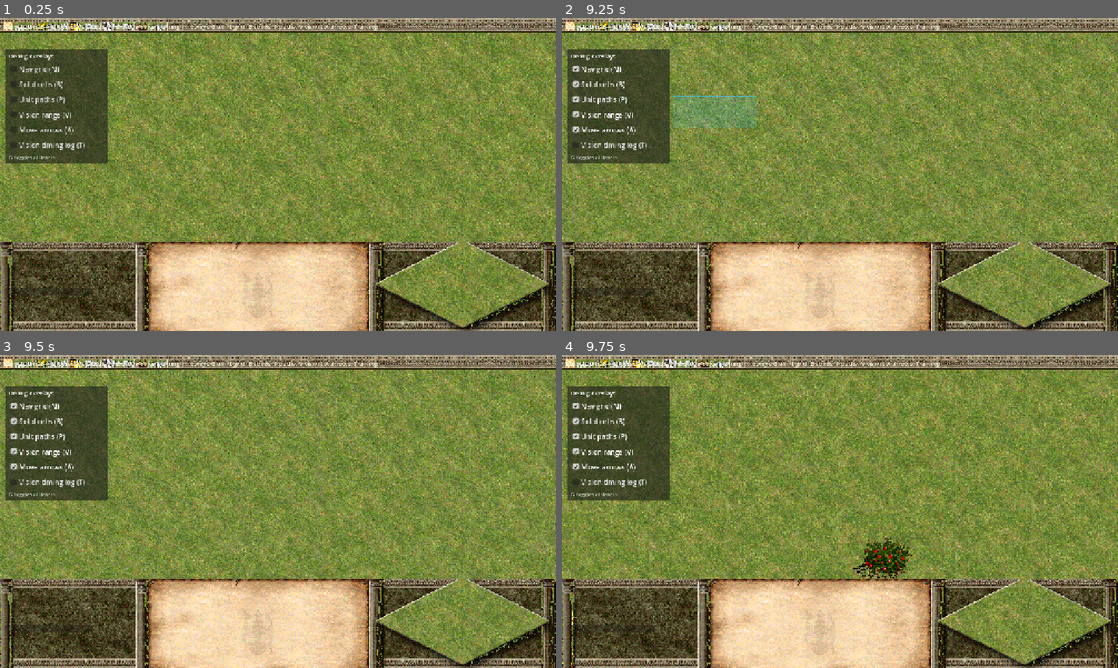
Above: before the commit, frames 1-4 (two rows, left to right).
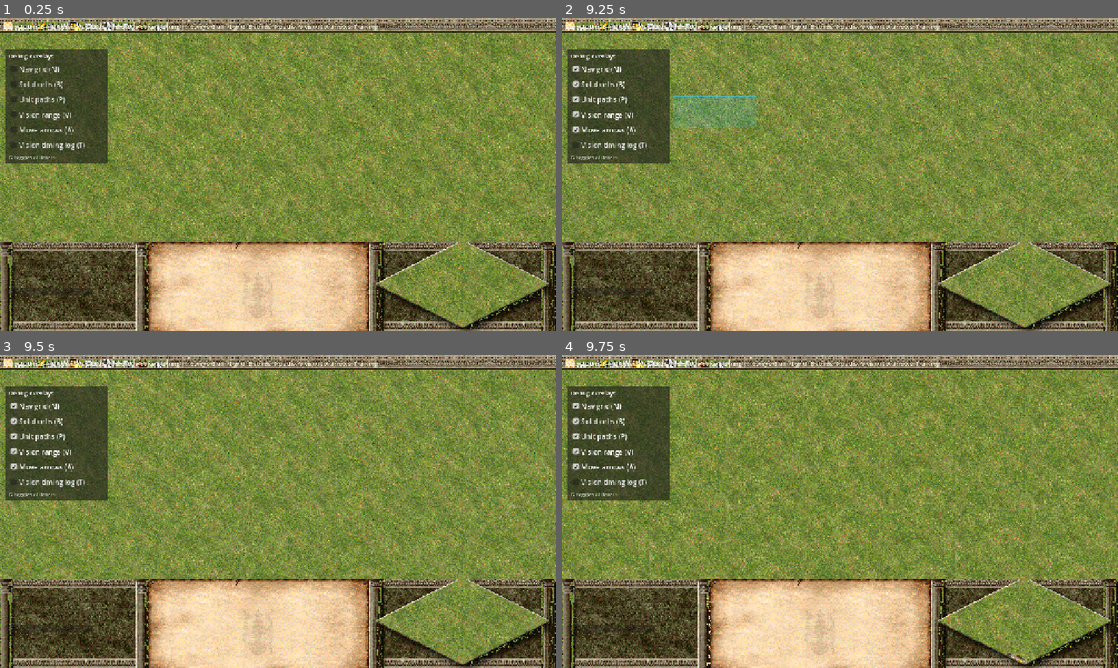
Above: after the commit, the same moments.

Repository: Zondabb/aoe2
Game: Godot game, scene res://scenes/ai_vs_ai.tscn
Two runs of this game, one before a commit and one after it. Both use one fixed random seed, a clock stepped at 60 frames per second and the inputs below. This scene is started directly instead of the project's main scene.
Inputs (mouse positions are in pixels of both pictures, inside the frame that each line leads up to):
- Up to frame 1 (0.25 s): no input
- Up to frame 2 (9.25 s): click "Nav grid (N)" at 0.5 s; click "Solid cells (B)" at 1.25 s; click "Unit paths (P)" at 2 s; click "Vision range (V)" at 2.75 s; click "Move arrows (A)" at 3.5 s; click "Vision timing log (T)" at 4.25 s; tap Enter at 5, 6.5 s; drag from (656, 268) to (895, 105) at 5.02 s; tap Space at 5.75 s; drag from (1023, 180) to (812, 237) at 5.77 s; move the mouse to (895, 105) at 6.52 s; hold D 6.53-7.25 s; tap B at 6.6 s; drag from (812, 237) to (673, 127) at 7.27 s; move the mouse to (1006, 221) at 8.02 s; hold A 8.03-8.75 s; tap P at 8.1 s; drag from (673, 127) to (756, 96) at 8.77 s
- Up to frame 3 (9.5 s): no input
- Up to frame 4 (9.75 s): move the mouse to (867, 511) at 9.52 s; hold S from 9.53 s (still down); tap N at 9.6 s; click (867, 511) at 9.67 s

Frames 1-3 are identical in both runs. In frame 4, 0.9% of the frame differs, in the area x 0-84%, y 58-100%.

Commit message:
feat(ai): Chinese LLM prompts, full tool logging, and LLM tuning
Switch Gateway prompts and tool descriptions to Chinese, log the complete outbound OpenAI payload (including tools schema), raise AI timeout and max_tokens for slow LLM batches, add httpx dependency, and move ai_vs_ai starter resources closer to town centers.

Co-authored-by: Cursor <cursoragent@cursor.com>

Diff:
--- a/data/game_settings.cfg
+++ b/data/game_settings.cfg
@@ -18,11 +18,13 @@
 api_token=""
 backend="openai"
 model="deepseek-v4-flash"
-timeout_sec=30
+; LLM batch (2 teams) often 30–60s+; must exceed worst-case API latency or Gateway skips the tick
+timeout_sec=120
+; Seconds between AI ticks after the prior HTTP call finishes (LLM path: keep >= API latency)
 tick_interval_sec=10
 protocol="v2_chat"
 use_local_embedded=false
-max_tokens=2048
+max_tokens=40960
 ; history_turns: recent assistant summaries per team (0 = off)
 history_turns=0
 ; log_observation: server prints messages length / entity count
--- a/scripts/ai_gateway/ai_tool_catalog.gd
+++ b/scripts/ai_gateway/ai_tool_catalog.gd
@@ -32,17 +32,17 @@
 	return [
 		_fn(
 			TOOL_GATHER,
-			"Send a villager to gather a resource node.",
+			"派村民采集资源点（target_id 为观测中的资源 entity id）。",
 			{"unit_id": {"type": "integer"}, "target_id": {"type": "integer"}},
 		),
 		_fn(
 			TOOL_TRAIN,
-			"Queue a unit at a completed building.",
+			"在已完工建筑中排队训练单位。",
 			{"building_id": {"type": "integer"}, "unit_def_id": {"type": "string"}},
 		),
 		_fn(
 			TOOL_PLACE_BUILDING,
-			"Place a building foundation at pos.",
+			"在指定坐标放置建筑地基。",
 			{
 				"builder_id": {"type": "integer"},
 				"building_def_id": {"type": "string"},
@@ -51,12 +51,12 @@
 		),
 		_fn(
 			TOOL_BUILD,
-			"Send a villager to construct a foundation.",
+			"派村民建造指定地基。",
 			{"unit_id": {"type": "integer"}, "building_id": {"type": "integer"}},
 		),
 		_fn(
 			TOOL_MOVE,
-			"Move a unit to pos.",
+			"移动单位到指定坐标。",
 			{
 				"unit_id": {"type": "integer"},
 				"pos": {"type": "array", "items": {"type": "number"}},
@@ -64,15 +64,15 @@
 		),
 		_fn(
 			TOOL_ATTACK,
-			"Order a unit to attack a target entity.",
+			"命令单位攻击目标 entity。",
 			{"unit_id": {"type": "integer"}, "target_id": {"type": "integer"}},
 		),
 		_fn(
 			TOOL_STOP,
-			"Cancel a unit's current order.",
+			"取消单位当前指令。",
 			{"unit_id": {"type": "integer"}},
 		),
-		_fn(TOOL_NOOP, "Do nothing this tick.", {}),
+		_fn(TOOL_NOOP, "本 tick 不执行任何操作。", {}),
 	]
 
 
--- a/scripts/ai_gateway/prompt_assembler.gd
+++ b/scripts/ai_gateway/prompt_assembler.gd
@@ -4,10 +4,12 @@
 const AiToolCatalogScript := preload("res://scripts/ai_gateway/ai_tool_catalog.gd")
 
 const SYSTEM_PROMPT := (
-	"You are an RTS commander for an Age of Empires II style match. "
-	+ "Act only through function tools. Coordinates and entity ids must come from the observation; "
-	+ "do not invent ids. Return 0..N tool_calls per tick. Do not write long prose. "
-	+ "Do not train or place buildings when population or resources are insufficient."
+	"你是《帝国时代 II》风格即时战略对局的 AI 指挥官。"
+	+ "只能通过函数工具（tool_calls）下达命令，不要输出长篇文字或内心推理。"
+	+ "坐标与 entity id 必须来自下方观测，禁止编造 id。"
+	+ "每 tick 返回 0 到多条 tool_calls。"
+	+ "人口或资源不足时不要训练或放置建筑。"
+	+ "优先让村民采集可见资源；有资源 id 时使用 gather，不要只推理不行动。"
 )
 
 
@@ -54,7 +56,7 @@
 	var derived: Dictionary = observation.get("derived", {}) as Dictionary
 	var lines: PackedStringArray = PackedStringArray()
 	lines.append(
-		"Match tick=%d time=%.1fs team=%s phase_hint=ECO"
+		"对局 tick=%d 时间=%.1fs 文明=%s 阶段=经济"
 		% [
 			int(metadata.get("tick", 0)),
 			float(metadata.get("time_sec", 0.0)),
@@ -62,7 +64,7 @@
 		]
 	)
 	lines.append(
-		"Economy: food=%d wood=%d gold=%d pop=%d/%d"
+		"经济：食物=%d 木材=%d 黄金=%d 人口=%d/%d"
 		% [
 			int(econ.get("food", 0)),
 			int(econ.get("wood", 0)),
@@ -74,7 +76,7 @@
 	var own_pos: Variant = derived.get("own_tc_pos", [0, 0])
 	var enemy_pos: Variant = derived.get("enemy_tc_pos", [0, 0])
 	lines.append(
-		"Base TC id=%d at %s; Enemy TC id=%d at %s"
+		"己方城镇中心 id=%d 坐标=%s；敌方城镇中心 id=%d 坐标=%s"
 		% [
 			int(derived.get("own_tc_id", -1)),
 			_fmt_pos(own_pos),
@@ -82,10 +84,10 @@
 			_fmt_pos(enemy_pos),
 		]
 	)
-	lines.append("Villagers: %d  Military: %d" % [
-		int(derived.get("villager_count", 0)),
-		int(derived.get("military_count", 0)),
-	])
+	lines.append(
+		"村民数=%d  军事单位数=%d"
+		% [int(derived.get("villager_count", 0)), int(derived.get("military_count", 0))]
+	)
 	var entities: Array = observation.get("entities", [])
 	var unit_bits: PackedStringArray = PackedStringArray()
 	var resource_bits: PackedStringArray = PackedStringArray()
@@ -95,7 +97,7 @@
 		var kind := String((ent as Dictionary).get("kind", ""))
 		if kind == "unit":
 			unit_bits.append(
-				"id=%d %s order=%s pos=%s"
+				"id=%d %s 指令=%s 坐标=%s"
 				% [
 					int(ent.get("id", -1)),
 					String(ent.get("def_id", "")),
@@ -105,28 +107,40 @@
 			)
 		elif kind == "resource":
 			resource_bits.append(
-				"id=%d %s amount=%.0f at %s"
+				"id=%d 类型=%s 储量=%.0f 坐标=%s"
 				% [
 					int(ent.get("id", -1)),
-					String(ent.get("resource_type", "UNKNOWN")),
+					_resource_type_zh(String(ent.get("resource_type", "UNKNOWN"))),
 					float(ent.get("amount", 0.0)),
 					_fmt_pos(ent.get("pos", [])),
 				]
 			)
 	if not unit_bits.is_empty():
-		lines.append("Units: " + ", ".join(unit_bits))
+		lines.append("单位：" + ", ".join(unit_bits))
 	if not resource_bits.is_empty():
-		lines.append("Visible resources: " + ", ".join(resource_bits))
+		lines.append("可见资源：" + ", ".join(resource_bits))
 	if events.is_empty():
-		lines.append("Events since last tick: (none)")
+		lines.append("自上一 tick 事件：（无）")
 	else:
 		var ev_bits: PackedStringArray = PackedStringArray()
 		for ev in events:
 			if ev is Dictionary:
 				var eid := int((ev as Dictionary).get("entity_id", -1))
 				ev_bits.append("%s#%d" % [String(ev.get("type", "event")), eid])
-		lines.append("Events since last tick: " + ", ".join(ev_bits))
+		lines.append("自上一 tick 事件：" + ", ".join(ev_bits))
 	return "\n".join(lines)
+
+
+static func _resource_type_zh(name: String) -> String:
+	match name:
+		"FOOD":
+			return "食物"
+		"WOOD":
+			return "木材"
+		"GOLD":
+			return "黄金"
+		_:
+			return name
 
 
 static func _fmt_pos(value: Variant) -> String:
--- a/scripts/match/ai_vs_ai_bootstrap.gd
+++ b/scripts/match/ai_vs_ai_bootstrap.gd
@@ -197,17 +197,17 @@
 
 	_spawn_resource(
 		entities, "%sFoodBush" % prefix, Enums.ResourceType.FOOD,
-		origin + Vector2(15.0, 20.0) * direction,
+		origin + Vector2(16.0, 6.0) * direction,
 		Color(0.35, 0.75, 0.20)
 	)
 	_spawn_resource(
 		entities, "%sTree" % prefix, Enums.ResourceType.WOOD,
-		origin + Vector2(15.0, -10.0) * direction,
+		origin + Vector2(10.0, -6.0) * direction,
 		Color(0.12, 0.42, 0.12)
 	)
 	_spawn_resource(
 		entities, "%sGoldMine" % prefix, Enums.ResourceType.GOLD,
-		origin + Vector2(-15.0, 10.0) * direction,
+		origin + Vector2(0.0, 16.0) * direction,
 		Color(0.92, 0.72, 0.12)
 	)
 
--- a/tests/test_prompt_assembler.gd
+++ b/tests/test_prompt_assembler.gd
@@ -82,10 +82,10 @@
 		failures.append("assemble should produce system + user messages")
 		return
 	var user := String((messages[1] as Dictionary).get("content", ""))
-	if user.find("food=180") < 0:
-		failures.append("user prompt should include food=180, got: %s" % user)
-	if user.find("wood=200") < 0:
-		failures.append("user prompt should include wood=200")
+	if user.find("食物=180") < 0:
+		failures.append("user prompt should include 食物=180, got: %s" % user)
+	if user.find("木材=200") < 0:
+		failures.append("user prompt should include 木材=200")
 	if user.find("id=12") < 0 or user.find("villager") < 0:
 		failures.append("user prompt should include villager entity text")
 	if user.find("resource_depleted#30") < 0:
Not shown, changed: ai_service_python/requirements.txt
